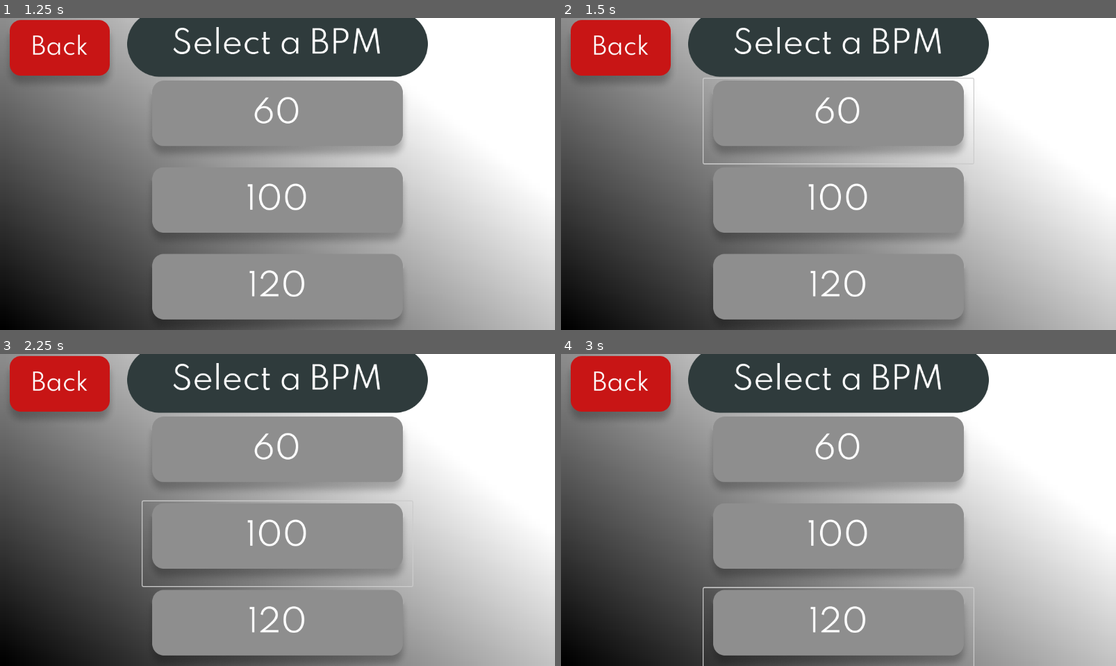
Above: before the commit, frames 1-4 (two rows, left to right).
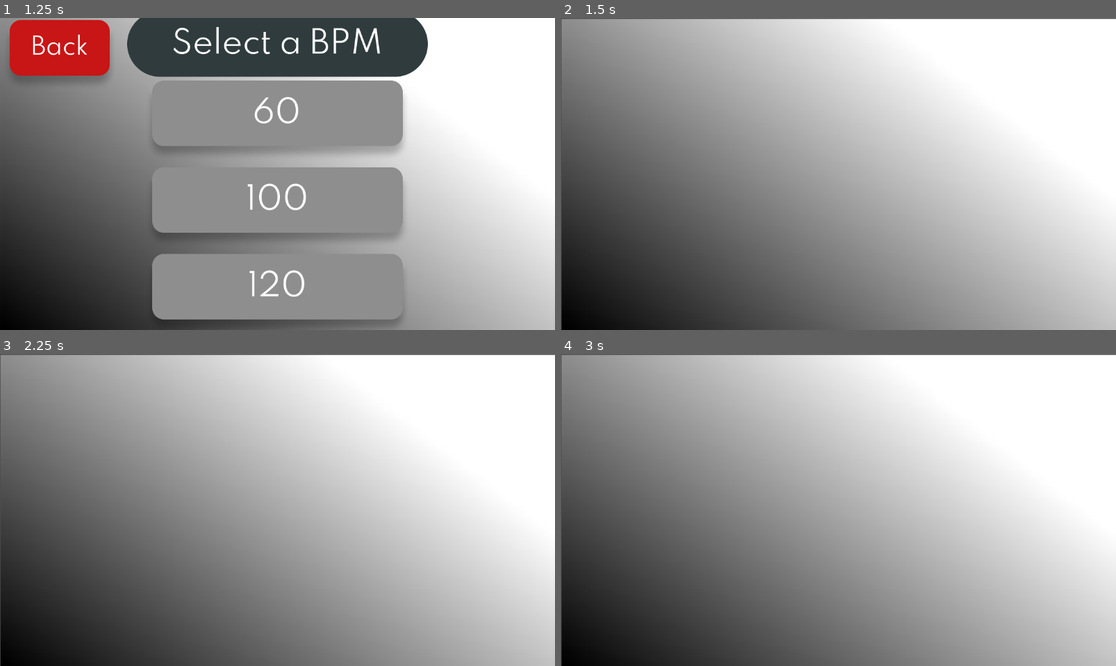
Above: after the commit, the same moments.

Repository: dbm19/tempo_trainer
Game: Godot game, scene res://main_menu.tscn
The game is run twice, just before and just after one commit, with the same random seed, the same clock (stepped at 60 frames per second) and the same inputs.
Inputs (mouse positions are in pixels of both pictures, inside the frame that each line leads up to):
- Up to frame 1 (1.25 s): click (277, 208) at 0.5 s
- Up to frame 2 (1.5 s): click (838, 120) at 1.27 s
- Up to frame 3 (2.25 s): click (277, 544) at 2.02 s
- Up to frame 4 (3 s): click (838, 631) at 2.77 s

Frame 1 is identical in both runs. In frame 2, 33% of the frame differs, in the area x 0-100%, y 0-100%; in frame 3, 33%; in frame 4, 33%.

Commit message:
Added bpm select button functionality

Diff:
--- a/bpm_select.gd
+++ b/bpm_select.gd
@@ -1,11 +1,27 @@
 extends Control
 
+var sixty_bpm_button
+var hundred_bpm_button
+var one_twenty_bpm_button
 
 # Called when the node enters the scene tree for the first time.
 func _ready() -> void:
-	pass # Replace with function body.
-
+	sixty_bpm_button = get_node("MarginContainer/BpmSelectUiContainer/BpmButtonsContainer/SixtyBpmButton")
+	hundred_bpm_button = get_node("MarginContainer/BpmSelectUiContainer/BpmButtonsContainer/HundredBpmButton")
+	one_twenty_bpm_button = get_node("MarginContainer/BpmSelectUiContainer/BpmButtonsContainer/OneTwentyBpmButton")
 
 # Called every frame. 'delta' is the elapsed time since the previous frame.
 func _process(delta: float) -> void:
 	pass
+
+func _on_sixty_bpm_button_pressed() -> void:
+	Global.selected_bpm = 60
+	get_tree().change_scene_to_file("res://game.tscn")
+
+func _on_hundred_bpm_button_pressed() -> void:
+	Global.selected_bpm = 100
+	get_tree().change_scene_to_file("res://game.tscn")
+
+func _on_one_twenty_bpm_button_pressed() -> void:
+	Global.selected_bpm = 120
+	get_tree().change_scene_to_file("res://game.tscn")
--- a/bpm_select.tscn
+++ b/bpm_select.tscn
@@ -65,25 +65,26 @@
 size_flags_vertical = 4
 alignment = 1
 
-[node name="60BpmButton" type="Button" parent="MarginContainer/BpmSelectUiContainer/BpmButtonsContainer"]
+[node name="SixtyBpmButton" type="Button" parent="MarginContainer/BpmSelectUiContainer/BpmButtonsContainer"]
 layout_mode = 2
 icon = ExtResource("3_ch1mn")
 flat = true
 icon_alignment = 1
 
-[node name="10BpmButton" type="Button" parent="MarginContainer/BpmSelectUiContainer/BpmButtonsContainer"]
+[node name="HundredBpmButton" type="Button" parent="MarginContainer/BpmSelectUiContainer/BpmButtonsContainer"]
 layout_mode = 2
 icon = ExtResource("4_avg1j")
 flat = true
 icon_alignment = 1
 
-[node name="120BpmButton" type="Button" parent="MarginContainer/BpmSelectUiContainer/BpmButtonsContainer"]
+[node name="OneTwentyBpmButton" type="Button" parent="MarginContainer/BpmSelectUiContainer/BpmButtonsContainer"]
 layout_mode = 2
 icon = ExtResource("5_cgwjx")
 flat = true
 icon_alignment = 1
 
 [node name="BackButton" type="Button" parent="."]
+layout_mode = 0
 offset_right = 8.0
 offset_bottom = 8.0
 icon = ExtResource("6_hwpkx")
@@ -91,4 +92,7 @@
 icon_alignment = 1
 script = ExtResource("7_a00xx")
 
+[connection signal="pressed" from="MarginContainer/BpmSelectUiContainer/BpmButtonsContainer/SixtyBpmButton" to="." method="_on_sixty_bpm_button_pressed"]
+[connection signal="pressed" from="MarginContainer/BpmSelectUiContainer/BpmButtonsContainer/HundredBpmButton" to="." method="_on_hundred_bpm_button_pressed"]
+[connection signal="pressed" from="MarginContainer/BpmSelectUiContainer/BpmButtonsContainer/OneTwentyBpmButton" to="." method="_on_one_twenty_bpm_button_pressed"]
 [connection signal="pressed" from="BackButton" to="BackButton" method="_on_pressed"]
--- a/game.tscn
+++ b/game.tscn
@@ -36,10 +36,8 @@
 
 [node name="BassDrum" type="AudioStreamPlayer2D" parent="."]
 stream = ExtResource("1_1vjy8")
-autoplay = true
 
 [node name="BassDrumTimer" type="Timer" parent="BassDrum"]
-wait_time = 1.2
-autostart = true
+wait_time = 0.4
 
 [connection signal="timeout" from="BassDrum/BassDrumTimer" to="." method="_on_bass_drum_timer_timeout"]
--- a/game_screen.gd
+++ b/game_screen.gd
@@ -3,11 +3,24 @@
 var player_hit_time = 0
 var player_hit_time_delta = 0
 var current_time_in_msec = 0
+var bass_drum
+var bass_drum_timer
 var bass_drum_timer_goal
 
 # Called when the node enters the scene tree for the first time.
 func _ready() -> void:
+	bass_drum = get_node("BassDrum")
+	if Global.selected_bpm == 60:
+		get_node("BassDrum/BassDrumTimer").wait_time = 1
+	elif Global.selected_bpm == 100:
+		get_node("BassDrum/BassDrumTimer").wait_time = 0.6
+	else:
+		get_node("BassDrum/BassDrumTimer").wait_time = 0.5
 	bass_drum_timer_goal = get_node("BassDrum/BassDrumTimer").wait_time * 1000
+	bass_drum_timer = get_node("BassDrum/BassDrumTimer")
+
+	bass_drum.playing = true
+	bass_drum_timer.start()
 	print("Goal: ", bass_drum_timer_goal)
 
 # Called every frame. 'delta' is the elapsed time since the previous frame.
@@ -19,4 +32,4 @@
 		print("Your score: ", player_hit_time_delta)
 
 func _on_bass_drum_timer_timeout() -> void:
-	get_node("BassDrum").playing = true
+	bass_drum.playing = true
--- /dev/null
+++ b/global.gd
@@ -0,0 +1,11 @@
+extends Node
+
+var selected_bpm
+
+# Called when the node enters the scene tree for the first time.
+func _ready() -> void:
+	selected_bpm = 0
+
+# Called every frame. 'delta' is the elapsed time since the previous frame.
+func _process(delta: float) -> void:
+	pass
--- /dev/null
+++ b/global.tscn
@@ -0,0 +1,6 @@
+[gd_scene load_steps=2 format=3 uid="uid://cjn3s7kdafng"]
+
+[ext_resource type="Script" path="res://global.gd" id="1_sqbur"]
+
+[node name="Global" type="Node"]
+script = ExtResource("1_sqbur")
--- a/project.godot
+++ b/project.godot
@@ -15,6 +15,10 @@
 config/features=PackedStringArray("4.3", "Forward Plus")
 config/icon="res://icon.svg"
 
+[autoload]
+
+Global="*res://global.tscn"
+
 [input]
 
 player_hit={
--- a/score_screen.tscn
+++ b/score_screen.tscn
@@ -1,4 +1,11 @@
-[gd_scene format=3 uid="uid://drm7q0tpulu3p"]
+[gd_scene load_steps=3 format=3 uid="uid://drm7q0tpulu3p"]
+
+[sub_resource type="Gradient" id="Gradient_dog5j"]
+
+[sub_resource type="GradientTexture2D" id="GradientTexture2D_a3e4i"]
+gradient = SubResource("Gradient_dog5j")
+fill_from = Vector2(0, 1)
+fill_to = Vector2(0.860092, 0.37844)
 
 [node name="ScoreScreen" type="Control"]
 layout_mode = 3
@@ -12,3 +19,12 @@
 layout_mode = 0
 offset_right = 40.0
 offset_bottom = 23.0
+
+[node name="ScoreScreenBackground" type="TextureRect" parent="."]
+layout_mode = 1
+anchors_preset = 15
+anchor_right = 1.0
+anchor_bottom = 1.0
+grow_horizontal = 2
+grow_vertical = 2
+texture = SubResource("GradientTexture2D_a3e4i")
Not shown: 1 places in main_menu.tscn that only renumber resources
Not shown, changed: .DS_Store
